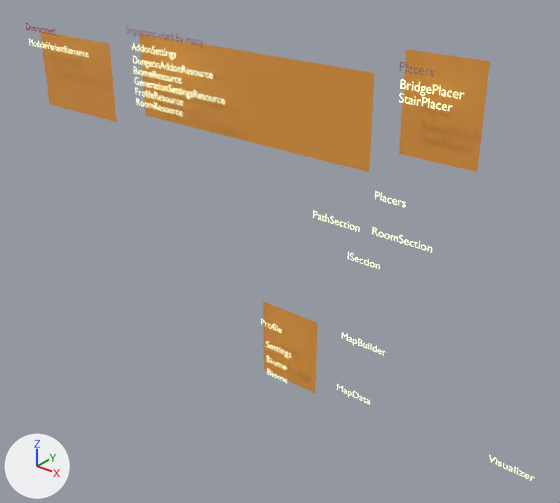
The Blender file MuNgLosDungeon/BlendFiles/LogicFlow.blend: old version first, new version second.
Before and after are seen from a camera (50 mm lens) standing at (22.9, -48.6, 44.0) and looking at (-17.3, 1.7, 12.9). Every picture has the same lights, and +X, +Y and +Z are marked at lower left.

Before the edit, the objects in view are built like this:
```python
ob_plane_002 = bpy.data.objects.new('Plane.002', me_plane_002)
ob_plane_002.location = (-21.36, 0.0, 26.58)
ob_plane_002.rotation_euler = (1.571, 0.0, 0.0)  # degrees (90, 0, 0)
ob_plane_002.scale = (13.1, 3.98, 3.98)
ob_plane_003 = bpy.data.objects.new('Plane.003', me_plane_003)
ob_plane_003.location = (-44.6, 0.0, 25.05)
ob_plane_003.rotation_euler = (1.571, 0.0, 0.0)  # degrees (90, 0, 0)
ob_plane_003.scale = (5.63, 3.98, 3.98)
ob_plane_004 = bpy.data.objects.new('Plane.004', me_plane_004)
ob_plane_004.location = (-2.43, 0.0, 28.67)
ob_plane_004.rotation_euler = (1.571, 0.0, 0.0)  # degrees (90, 0, 0)
ob_plane_004.scale = (3.26, 3.98, 3.98)
ob_text_011 = bpy.data.objects.new('Text.011', txt_text_011)
ob_text_011.location = (-33.65, 0.0, 28.19)
ob_text_011.rotation_euler = (17.28, -3.142, 3.142)  # degrees (270, -180, 180)
ob_text_012 = bpy.data.objects.new('Text.012', txt_text_012)
ob_text_012.location = (-49.87, 0.0, 27.86)
ob_text_012.rotation_euler = (17.28, -3.142, 3.142)  # degrees (270, -180, 180)
ob_text_014 = bpy.data.objects.new('Text.014', txt_text_014)
ob_text_014.location = (-6.6, 0.0, 21.3)
ob_text_014.rotation_euler = (17.28, -3.142, 3.142)  # degrees (270, -180, 180)
ob_text_015 = bpy.data.objects.new('Text.015', txt_text_015)
ob_text_015.location = (-5.16, 0.0, 31.47)
ob_text_015.rotation_euler = (17.28, -3.142, 3.142)  # degrees (270, -180, 180)
ob_text_016 = bpy.data.objects.new('Text.016', txt_text_016)
ob_text_016.location = (-5.01, 0.0, 30.25)
ob_text_016.rotation_euler = (17.28, -3.142, 3.142)  # degrees (270, -180, 180)
# also in view: 'Plane.001' at (-16.3, 1.8, 2.8)
```
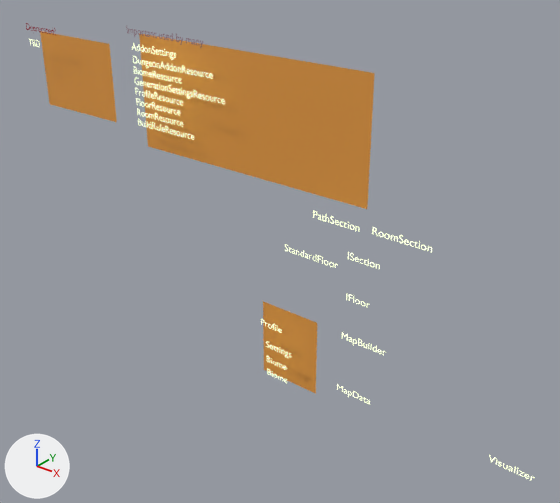
Changed parts and their boxes [x1, y1, x2, y2] in the pictures (560 x 503 px):
'Plane.002', reshaped (26% taller): before [139, 33, 375, 172]; after [139, 33, 375, 209]
'Plane.004', deleted (orange): before [399, 49, 490, 172]
'Text.011', text changed: before [133, 56, 225, 116]; after [133, 56, 225, 140]
'Text.016', deleted: before [399, 79, 464, 111]
'Text.015', text changed, moved: before [400, 62, 434, 77]; after [285, 244, 338, 268]
'Text.012', text changed: before [29, 39, 88, 57]; after [29, 39, 40, 47]
'Text.014', moved: before [375, 191, 406, 207]; after [346, 294, 370, 307]

Diff of the bpy script that builds the scene:
```diff
--- a/MuNgLosDungeon/BlendFiles/LogicFlow.blend.py
+++ b/MuNgLosDungeon/BlendFiles/LogicFlow.blend.py
@@ me_plane_002 @@
 me_plane_002.from_pydata(...)  # 4 vertices, 1 face; spans x -1.0..1.0, y -1.0..1.0, z -0.45
 # used by ob_plane_002; location = (-21.36, 0.0, 26.58); rotation_euler = (1.571, 0.0, 0.0), in degrees (90, 0, 0); scale = (13.1, 3.98, 3.98)
-me_plane_002.vertices[0].co = (-1.0, -1.0, -0.45)  # pixel (145, 115)
-me_plane_002.vertices[1].co = (1.0, -1.0, -0.45)  # pixel (369, 172)
+# me_plane_002 part 1
+me_plane_002.vertices[0].co = (-1.0, -1.8, -0.45)  # pixel (147, 146)
+me_plane_002.vertices[1].co = (1.0, -1.8, -0.45)  # pixel (367, 209)
 me_plane_002.materials.append(mat_material_001)
@@ txt_text_011 @@
 txt_text_011 = bpy.data.curves.new('Text.011', 'FONT')
-txt_text_011.body = 'DungeonAddonResource\nBiomeResource\nGenerationSettingsResource\nProfileResource\nRoomResource'
+txt_text_011.body = 'DungeonAddonResource\nBiomeResource\nGenerationSettingsResource\nProfileResource\nFloorResource\nRoomResource\nBuildRuleResource'
 txt_text_011.materials.append(mat_material)
@@ txt_text_012 @@
 txt_text_012 = bpy.data.curves.new('Text.012', 'FONT')
-txt_text_012.body = 'ModuleVariantResource'
+txt_text_012.body = 'TBD'
 txt_text_012.materials.append(mat_material)
@@ txt_text_015 @@
 txt_text_015 = bpy.data.curves.new('Text.015', 'FONT')
-txt_text_015.body = 'Placers'
-txt_text_015.materials.append(mat_material_002)  # dark blue #151431
+txt_text_015.body = 'StandardFloor'
+txt_text_015.materials.append(mat_material)  # white #e7e7e7
@@ ob_text_014 @@
 ob_text_014 = bpy.data.objects.new('Text.014', txt_text_014)
-ob_text_014.location = (-6.6, 0.0, 21.3)
+ob_text_014.location = (-8.85, 0.0, 11.52)
 ob_text_014.rotation_euler = (17.28, -3.142, 3.142)  # degrees (270, -180, 180)
@@ ob_text_015 @@
 ob_text_015 = bpy.data.objects.new('Text.015', txt_text_015)
-ob_text_015.location = (-5.16, 0.0, 31.47)
+ob_text_015.location = (-15.49, 0.0, 14.15)
 ob_text_015.rotation_euler = (17.28, -3.142, 3.142)  # degrees (270, -180, 180)
@@ ob_text_016 @@
-ob_text_016 = bpy.data.objects.new('Text.016', txt_text_016)
-ob_text_016.location = (-5.01, 0.0, 30.25)
-ob_text_016.rotation_euler = (17.28, -3.142, 3.142)  # degrees (270, -180, 180)
@@ ob_plane_004 @@
-ob_plane_004 = bpy.data.objects.new('Plane.004', me_plane_004)
-ob_plane_004.location = (-2.43, 0.0, 28.67)
-ob_plane_004.rotation_euler = (1.571, 0.0, 0.0)  # degrees (90, 0, 0)
-ob_plane_004.scale = (3.26, 3.98, 3.98)
```
